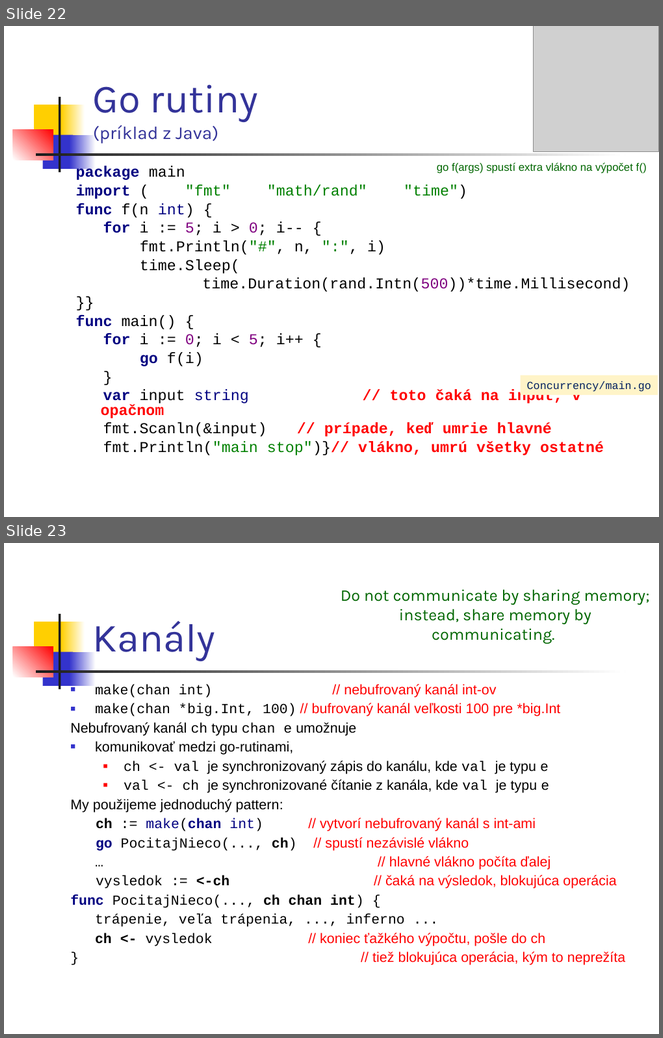
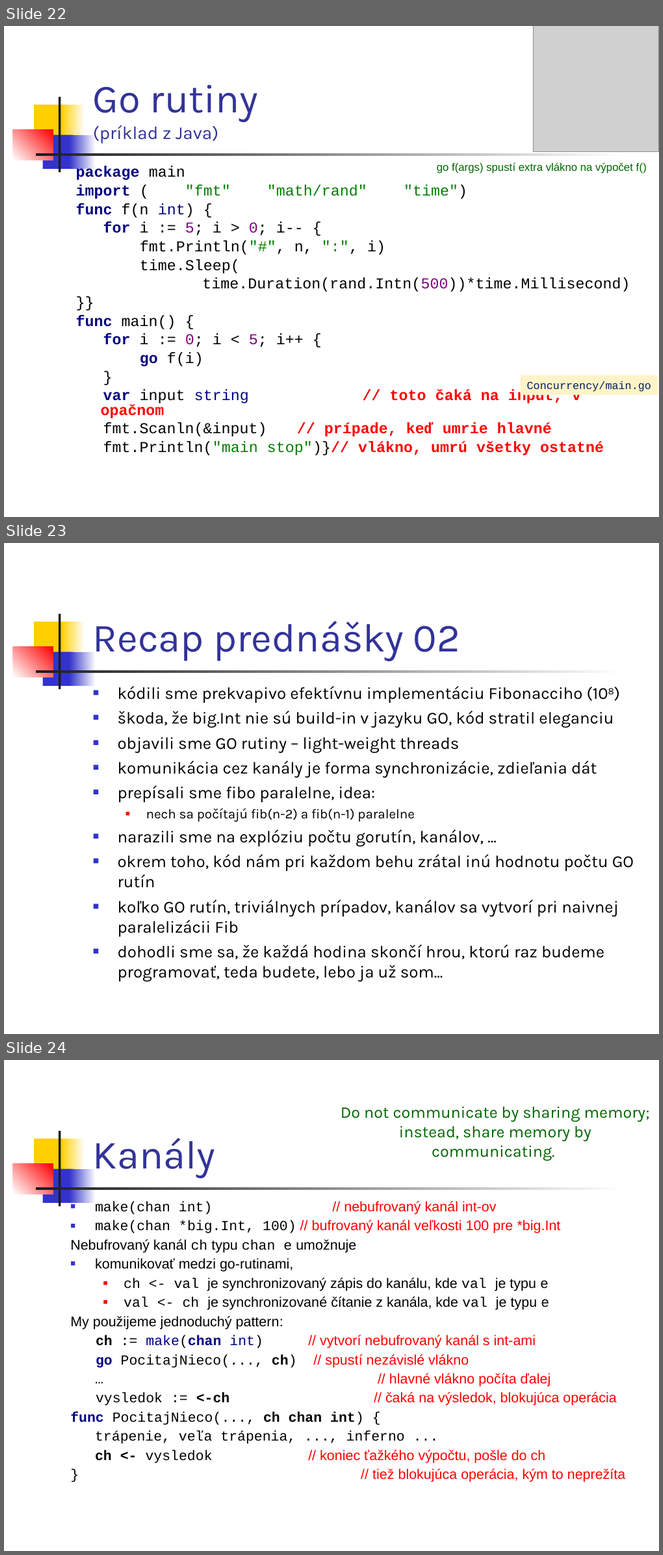
Before and after one commit to paradigmy/Prednasky, a slide deck: 02/go1.ppt. Shown one above the other, each under a label of ours: slides 22 and 23 before the commit, slides 22, 23 and 24 after it. The pictures are 663x1038 and 663x1555 pixels, drawn with LibreOffice and Linux fonts; fonts in the diff are those of the drawing; grey boxes stand for pictures. Boxes give left, top, right and bottom in pixels: in the first picture for what was removed or moved away, otherwise in the second. Text is boxed around its words. In the diff, an @@ line names an element or a change of style, - is before the commit and + after.

```diff
--- a/02/go1.ppt
+++ b/02/go1.ppt
@@ slide 23 added at (4, 543, 659, 1034), background #FFFFFF; not listed: 7 template elements that a slide beside it also shows @@
@@ title added at (93, 621, 460, 661), 44 pt, text #333399 @@
+Recap prednášky 02
@@ text added at (118, 686, 634, 982), 18.5 pt, text #000000 @@
+■ kódili sme prekvapivo efektívnu implementáciu Fibonacciho (108)
+■ škoda, že big.Int nie sú build-in v jazyku GO, kód stratil eleganciu
+■ objavili sme GO rutiny – light-weight threads
+■ komunikácia cez kanály je forma synchronizácie, zdieľania dát
+■ prepísali sme fibo paralelne, idea:
+  ■ nech sa počítajú fib(n-2) a fib(n-1) paralelne
+■ narazili sme na explóziu počtu gorutín, kanálov, ...
+■ okrem toho, kód nám pri každom behu zrátal inú hodnotu počtu GO rutín
+■ koľko GO rutín, triviálnych prípadov, kanálov sa vytvorí pri naivnej paralelizácii Fib
+■ dohodli sme sa, že každá hodina skončí hrou, ktorú raz budeme programovať, teda budete, lebo ja už som...
@@ what was slide 23 is now slide 24 @@
```
Also in this commit, not shown: 1 slide changed, 2 other slides added, 2 other files.
